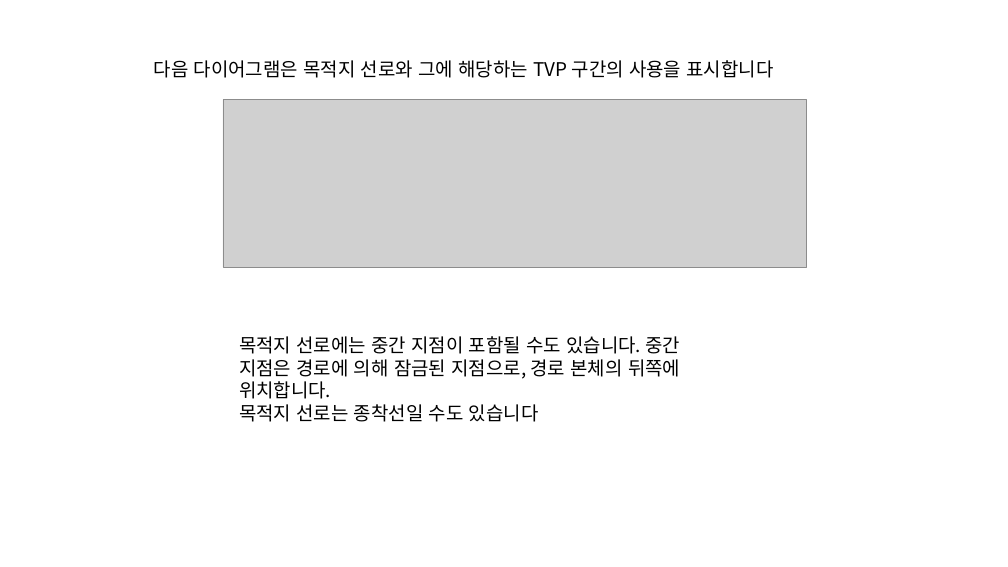
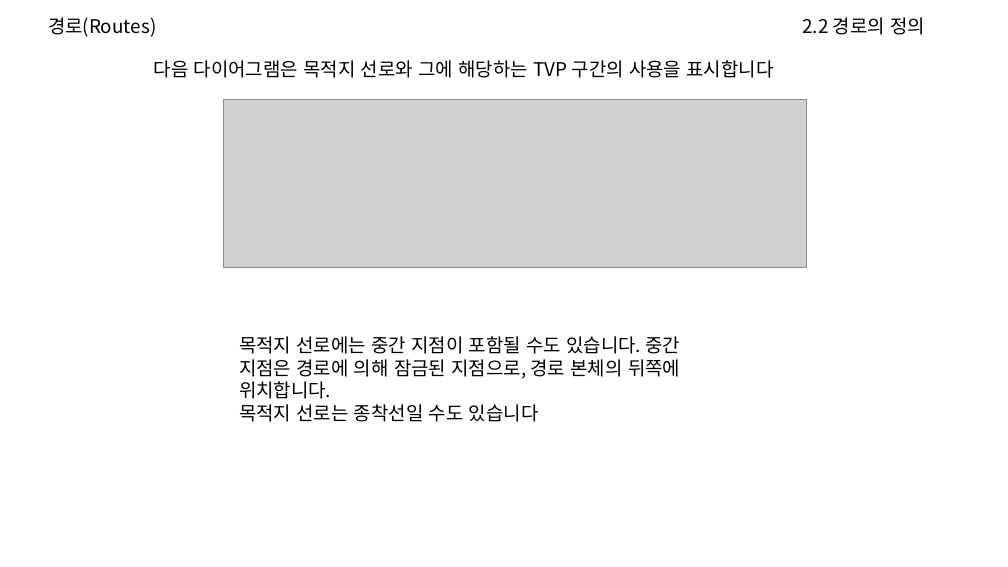
Before and after one commit to adamkim82/eulynx-docs, a slide deck: slide 5 of EULYNX(Eu.Doc.10)-도메인지식.pptx. Drawn at 1008x567 pixels with LibreOffice and Linux fonts; fonts in the diff are those of the drawing; grey boxes stand for pictures. Boxes give left, top, right and bottom in pixels: in the first picture for what was removed or moved away, otherwise in the second. Text is boxed around its words. In the diff, an @@ line names an element or a change of style, - is before the commit and + after.

```diff
--- a/EULYNX(Eu.Doc.10)-도메인지식.pptx
+++ b/EULYNX(Eu.Doc.10)-도메인지식.pptx
@@ text added at <box>48,17,156,37</box>, 18 pt, text #000000 @@
+경로(Routes)
@@ text added at <box>802,17,925,35</box>, 18 pt, text #000000 @@
+2.2 경로의 정의
```
Also in this commit, not shown: 7 other slides changed, 2 slides added.
